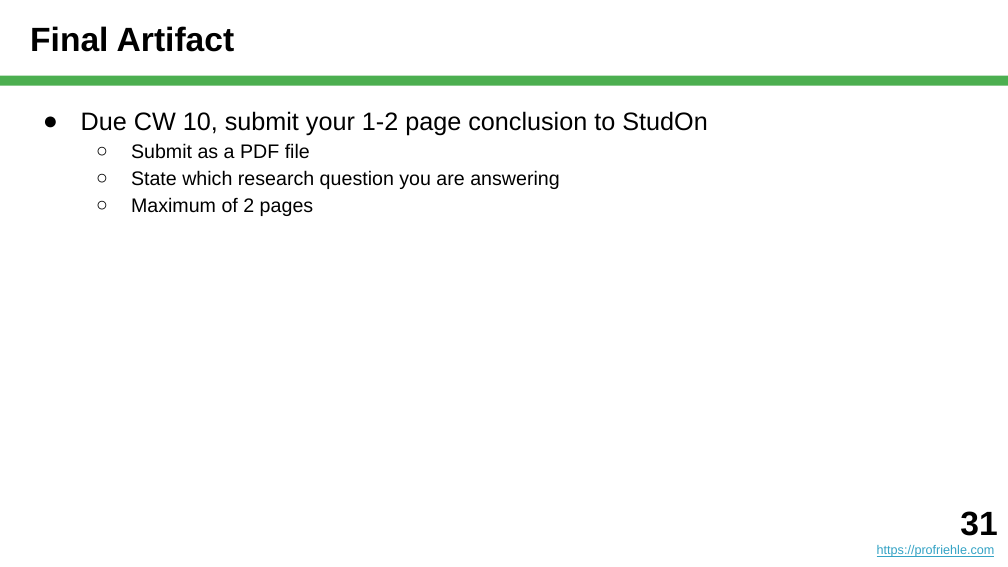
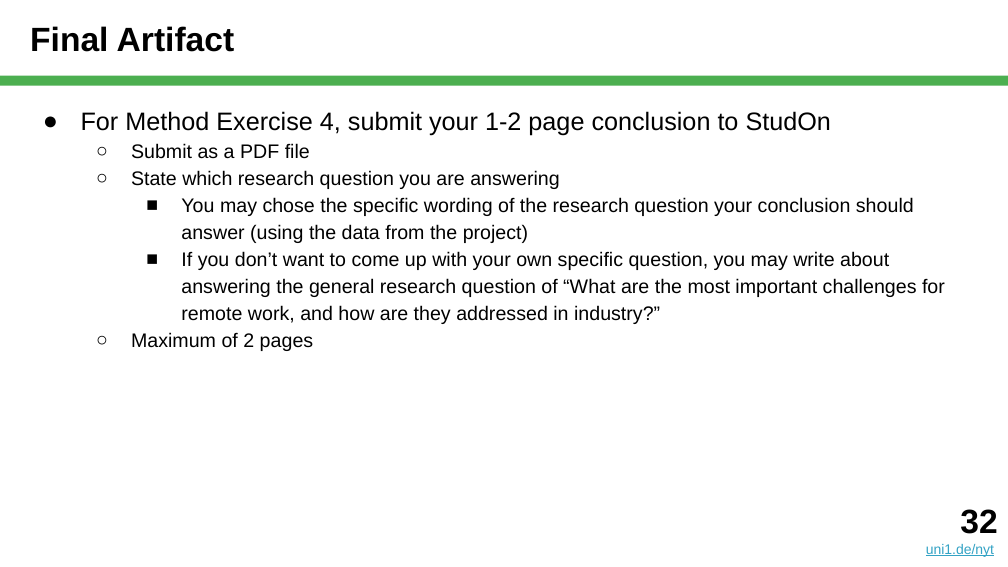
Before and after one commit to dirkriehle/nyt-course, a slide deck: slide 32 of Lecture slides/NYT B03 - Qualitative Data Analysis.pptx (slide 31 before the commit). Drawn at 1008x567 pixels with LibreOffice and Linux fonts; fonts in the diff are those of the drawing. Boxes give left, top, right and bottom in pixels: in the first picture for what was removed or moved away, otherwise in the second. Text is boxed around its words. In the diff, an @@ line names an element or a change of style, - is before the commit and + after.

```diff
--- a/Lecture slides/NYT B03 - Qualitative Data Analysis.pptx
+++ b/Lecture slides/NYT B03 - Qualitative Data Analysis.pptx
@@ text at [81,111,831,136]: text changed @@
-● Due CW 10, submit your 1-2 page conclusion to StudOn
+● For Method Exercise 4, submit your 1-2 page conclusion to StudOn
@@ text at [181,197,945,324]: paragraphs added @@
+    ■ You may chose the specific wording of the research question your conclusion should answer (using the data from the project)
+    ■ If you don’t want to come up with your own specific question, you may write about answering the general research question of “What are the most important challenges for remote work, and how are they addressed in industry?”
@@ text added at [926,509,997,557], 10 pt, text #34A3C5, underline @@
+32
+uni1.de/nyt
@@ text removed at [877,511,997,557] @@
-31
-https://profriehle.com
```
Also in this commit, not shown: 34 other slides changed, 2 slides added, 1 slide removed, 1 other file.
